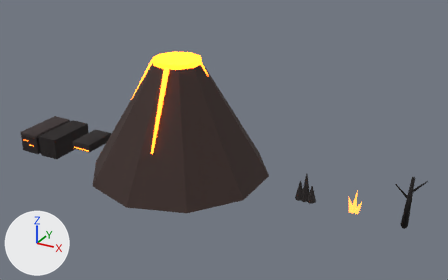
Renders of the glTF model assets/kit_volcano.glb from each side of a commit.
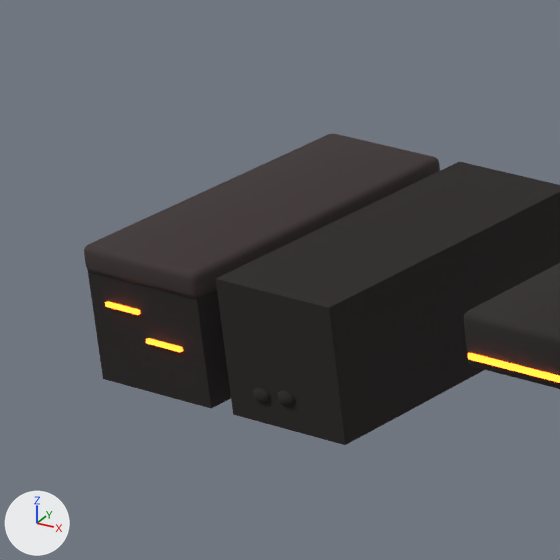
There are two pictures of each version: one whole from a 50 mm lens placed at (111.79, -21.02, 12.37), pointed at (100.08, 0.28, 1.72), one close up on the part from 2% to 19% of the width and 35% to 63% of the height. The axes (+X, +Y, +Z) are drawn at lower left. The lights are the same throughout. The older version's two pictures come first. Where no turn or scale is listed for an object, it has been applied to the vertices.

Script lines for the objects in view, before the commit:
```python
me_cube_048 = bpy.data.meshes.new('Cube.048')
me_cube_048.from_pydata(...)  # a box spanning x 90.7..91.7, y -1.2..1.2, z -0.5..0.5
me_cube_048.materials.append(mat_vol_fill)  # black #1f1818
me_cube_049 = bpy.data.meshes.new('Cube.049')
me_cube_049.from_pydata(...)  # a box spanning x 89.651..89.949, y -1.225..-1.195, z 0.085..0.115
me_cube_049.materials.append(mat_vol_ember)  # orange #ff6a19, glowing orange #ff6a19
me_cube_050 = bpy.data.meshes.new('Cube.050')
me_cube_050.from_pydata(...)  # a box spanning x 89.995..90.305, y -1.225..-1.195, z -0.115..-0.085
me_cube_050.materials.append(mat_vol_ember)  # orange #ff6a19, glowing orange #ff6a19
ob_crack0 = bpy.data.objects.new('Crack0', me_cube_049)
ob_crack0.location = (0.0, 0.0, 0.0)
ob_crack1 = bpy.data.objects.new('Crack1', me_cube_050)
ob_crack1.location = (0.0, 0.0, 0.0)
ob_vol_tf = bpy.data.objects.new('vol_TF', me_cube_048)
ob_vol_tf.location = (0.0, 0.0, 0.0)
# also in view: 'BasaltSlab' at (93.0, 0.0, 0.3); 'vol_TT_cap' at (90.0, 0.0, 0.4); 'vol_TT_dirt' at (90.0, 0.0, -0.07)
```
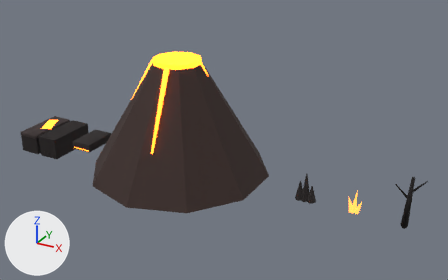
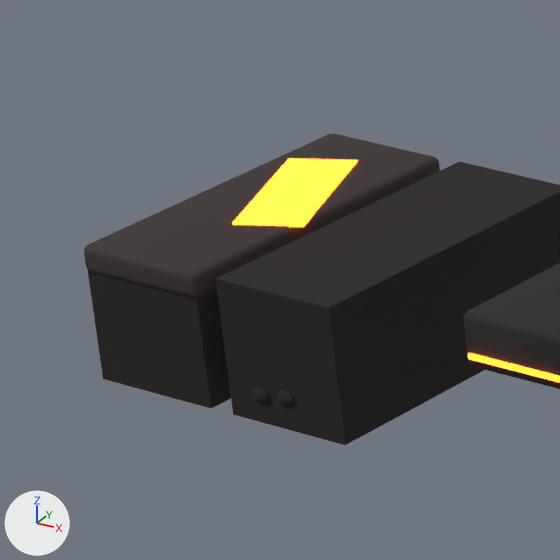
Where the change shows, as pixel boxes [x1, y1, x2, y2] in the close-ups (560 x 560 px):
'Seam', added
    after: [232, 158, 358, 227]
'Crack1', deleted
    before: [146, 338, 183, 352]
'Crack0', deleted
    before: [105, 301, 140, 315]

Patch to the scene script:
```diff
--- a/assets/kit_volcano.glb.py
+++ b/assets/kit_volcano.glb.py
@@ me_cube_049_1 @@
+me_cube_049_1.from_pydata([(90.127, -0.449, 0.495), (90.127, -0.449, 0.515), (89.62, 0.638, 0.495), (89.62, 0.638, 0.515), (90.58, -0.238, 0.495), (90.58, -0.238, 0.515), (90.073, 0.849, 0.495), (90.073, 0.849, 0.515)], [], [(0, 1, 3), (0, 3, 2), (2, 3, 7), (2, 7, 6), (6, 7, 5), (6, 5, 4), (4, 5, 1), (4, 1, 0), (2, 6, 4), (2, 4, 0), (7, 3, 1), (7, 1, 5)])
+me_cube_049_1.materials.append(mat_vol_ember)  # orange #ff6a19, glowing orange #ff6a19
@@ ob_crack0 @@
-ob_crack0 = bpy.data.objects.new('Crack0', me_cube_049)
-ob_crack0.location = (0.0, 0.0, 0.0)
@@ ob_crack1 @@
-ob_crack1 = bpy.data.objects.new('Crack1', me_cube_050)
-ob_crack1.location = (0.0, 0.0, 0.0)
@@ ob_seam @@
+ob_seam = bpy.data.objects.new('Seam', me_cube_049_1)
+ob_seam.location = (0.0, 0.0, 0.0)
```
